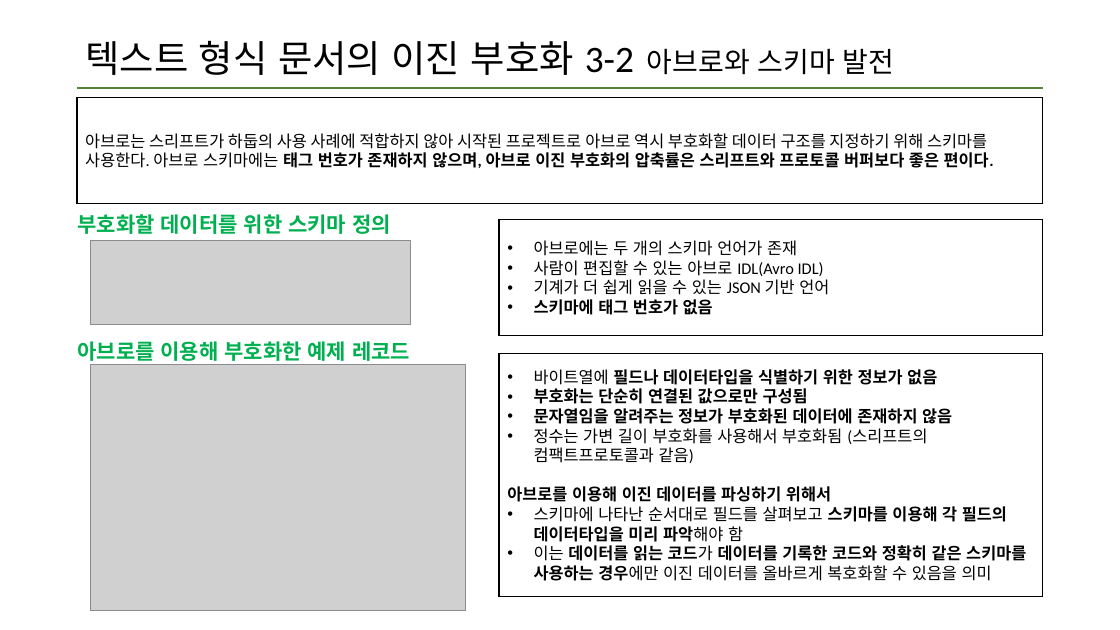
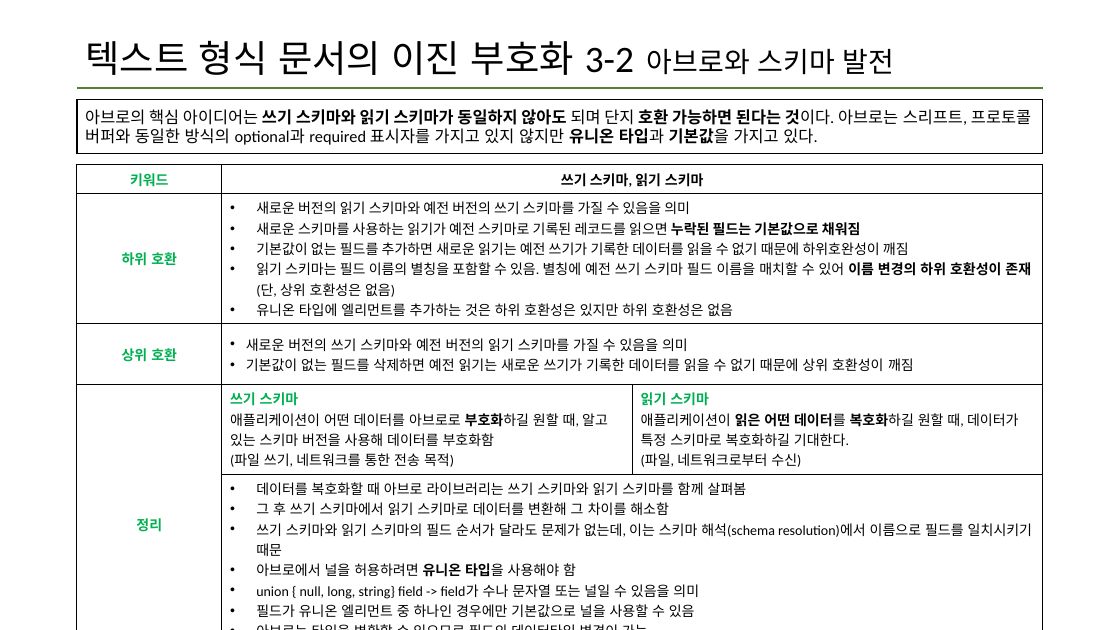
Before and after one commit to data-system-wiki/designing-data-intensive-applications, a slide deck: slide 10 of resources/chapter 4 summary.pptx. Drawn at 1120x630 pixels with LibreOffice and Linux fonts; fonts in the diff are those of the drawing; grey boxes stand for pictures. Boxes give left, top, right and bottom in pixels: in the first picture for what was removed or moved away, otherwise in the second. Text is boxed around its words. In the diff, an @@ line names an element or a change of style, - is before the commit and + after.

Commit message:
4장 3차 업데이트 ㅜ (언제끝나..)

```diff
--- a/resources/chapter 4 summary.pptx
+++ b/resources/chapter 4 summary.pptx
@@ rectangle "아브로의 핵심 아이디어는 쓰기 스키마와 ...": place and size @@
-rectangle "아브로의 핵심 아이디어는 쓰기 스키마와 ..." at [77, 97, 1044, 203]
+rectangle "아브로의 핵심 아이디어는 쓰기 스키마와 ..." at [77, 99, 1044, 154]
@@ text in rectangle at [85, 109, 1031, 145]: text changed @@
-아브로는 스리프트가 하둡의 사용 사례에 적합하지 않아 시작된 프로젝트로 아브로 역시 부호화할 데이터 구조를 지정하기 위해 스키마를 사용한다. 아브로 스키마에는 태그 번호가 존재하지 않으며, 아브로 이진 부호화의 압축률은 스리프트와 프로토콜 버퍼보다 좋은 편이다.
+아브로의 핵심 아이디어는 쓰기 스키마와 읽기 스키마가 동일하지 않아도 되며 단지 호환 가능하면 된다는 것이다. 아브로는 스리프트, 프로토콜 버퍼와 동일한 방식의 optional과 required 표시자를 가지고 있지 않지만 유니온 타입과 기본값을 가지고 있다.
@@ table added at [77, 165, 1044, 621], 5 rows, 3 columns @@
+키워드 | 쓰기 스키마, 읽기 스키마 | 
+하위 호환 | 새로운 버전의 읽기 스키마와 예전 버전의 쓰기 스키마를 가질 수 있음을 의미 / 새로운 스키마를 사용하는 읽기가 예전 스키마로 기록된 레코드를 읽으면 누락된 필드는 기본값으로 채워짐 / 기본값이 없는 필드를 추가하면 새로운 읽기는 예전 쓰기가 기록한 데이터를 읽을 수 없기 때문에 하위호완성이 깨짐 / 읽기 스키마는 필드 이름의 별칭을 포함할 수 있음. 별칭에 예전 쓰기 스키마 필드 이름을 매치할 수 있어 이름 변경의 하위 호환성이 존재 (단, 상위 호환성은 없음) / 유니온 타입에 엘리먼트를 추가하는 것은 하위 호환성은 있지만 하위 호환성은 없음 | 
+상위 호환 | 새로운 버전의 쓰기 스키마와 예전 버전의 읽기 스키마를 가질 수 있음을 의미 / 기본값이 없는 필드를 삭제하면 예전 읽기는 새로운 쓰기가 기록한 데이터를 읽을 수 없기 때문에 상위 호환성이 깨짐 | 
+정리 | 쓰기 스키마 / 애플리케이션이 어떤 데이터를 아브로로 부호화하길 원할 때, 알고 있는 스키마 버전을 사용해 데이터를 부호화함 (파일 쓰기, 네트워크를 통한 전송 목적) | 읽기 스키마 / 애플리케이션이 읽은 어떤 데이터를 복호화하길 원할 때, 데이터가 특정 스키마로 복호화하길 기대한다. (파일, 네트워크로부터 수신)
+ | 데이터를 복호화할 때 아브로 라이브러리는 쓰기 스키마와 읽기 스키마를 함께 살펴봄 / 그 후 쓰기 스키마에서 읽기 스키마로 데이터를 변환해 그 차이를 해소함 / 쓰기 스키마와 읽기 스키마의 필드 순서가 달라도 문제가 없는데, 이는 스키마 해석(schema resolution)에서 이름으로 필드를 일치시키기 때문 / 아브로에서 널을 허용하려면 유니온 타입을 사용해야 함 / union { null, long, string} field -> field가 수나 문자열 또는 널일 수 있음을 의미 / 필드가 유니온 엘리먼트 중 하나인 경우에만 기본값으로 널을 사용할 수 있음 / 아브로는 타입을 변환할 수 있으므로 필드의 데이터타입 변경이 가능 / 읽기 스키마는 필드 이름의 별칭을 포함할 수 있어, 별칭에 예전 쓰기 스키마 필드 이름을 매치할 수 있음 | 
@@ text removed at [77, 214, 391, 234] @@
-부호화할 데이터를 위한 스키마 정의
@@ rectangle removed at [499, 219, 1044, 336] @@
-• 아브로에는 두 개의 스키마 언어가 존재
-• 사람이 편집할 수 있는 아브로 IDL(Avro IDL)
-• 기계가 더 쉽게 읽을 수 있는 JSON 기반 언어
-• 스키마에 태그 번호가 없음
@@ picture removed at [91, 240, 411, 325] @@
@@ text removed at [77, 341, 410, 361] @@
-아브로를 이용해 부호화한 예제 레코드
@@ rectangle removed at [499, 354, 1044, 597] @@
-• 바이트열에 필드나 데이터타입을 식별하기 위한 정보가 없음
-• 부호화는 단순히 연결된 값으로만 구성됨
-• 문자열임을 알려주는 정보가 부호화된 데이터에 존재하지 않음
-• 정수는 가변 길이 부호화를 사용해서 부호화됨 (스리프트의 컴팩트프로토콜과 같음)
-아브로를 이용해 이진 데이터를 파싱하기 위해서
-• 스키마에 나타난 순서대로 필드를 살펴보고 스키마를 이용해 각 필드의 데이터타입을 미리 파악해야 함
-• 이는 데이터를 읽는 코드가 데이터를 기록한 코드와 정확히 같은 스키마를 사용하는 경우에만 이진 데이터를 올바르게 복호화할 수 있음을 의미
@@ picture removed at [91, 365, 465, 611] @@
```
Also in this commit, not shown: 1 other slide changed, 2 slides added.
